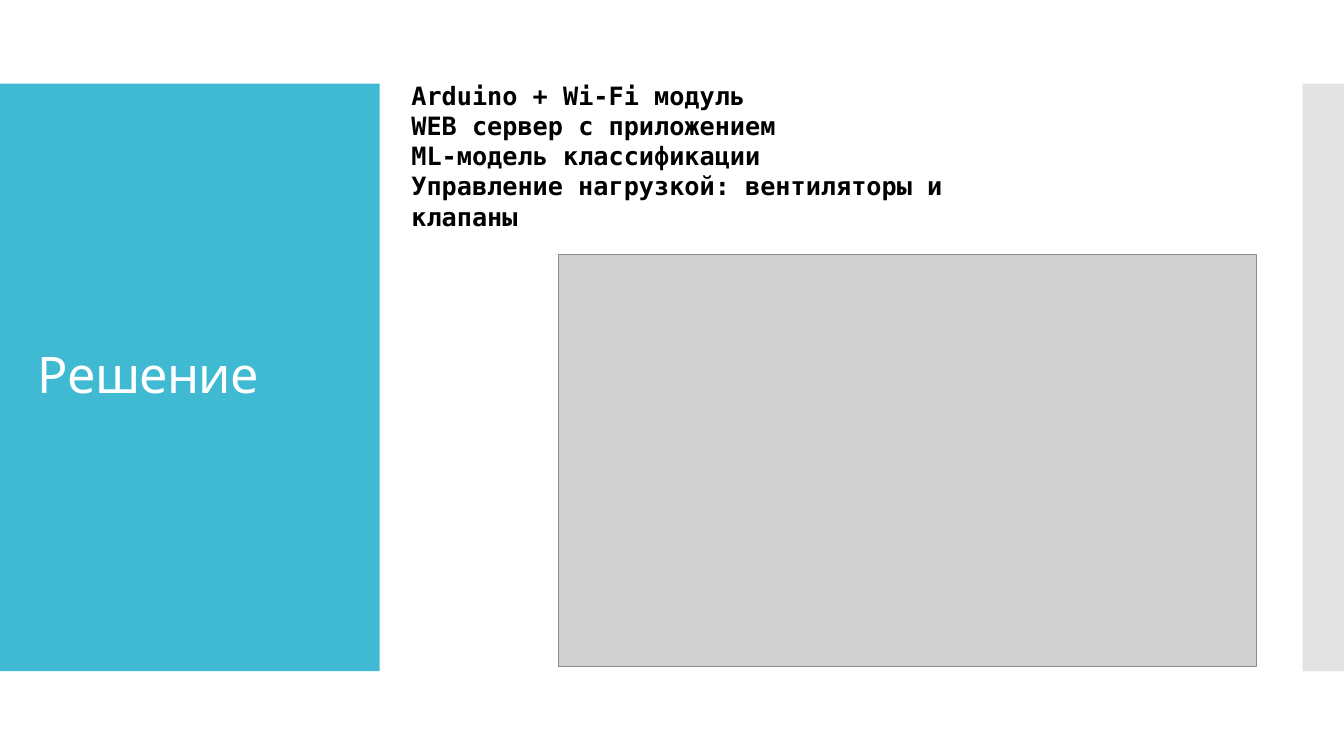
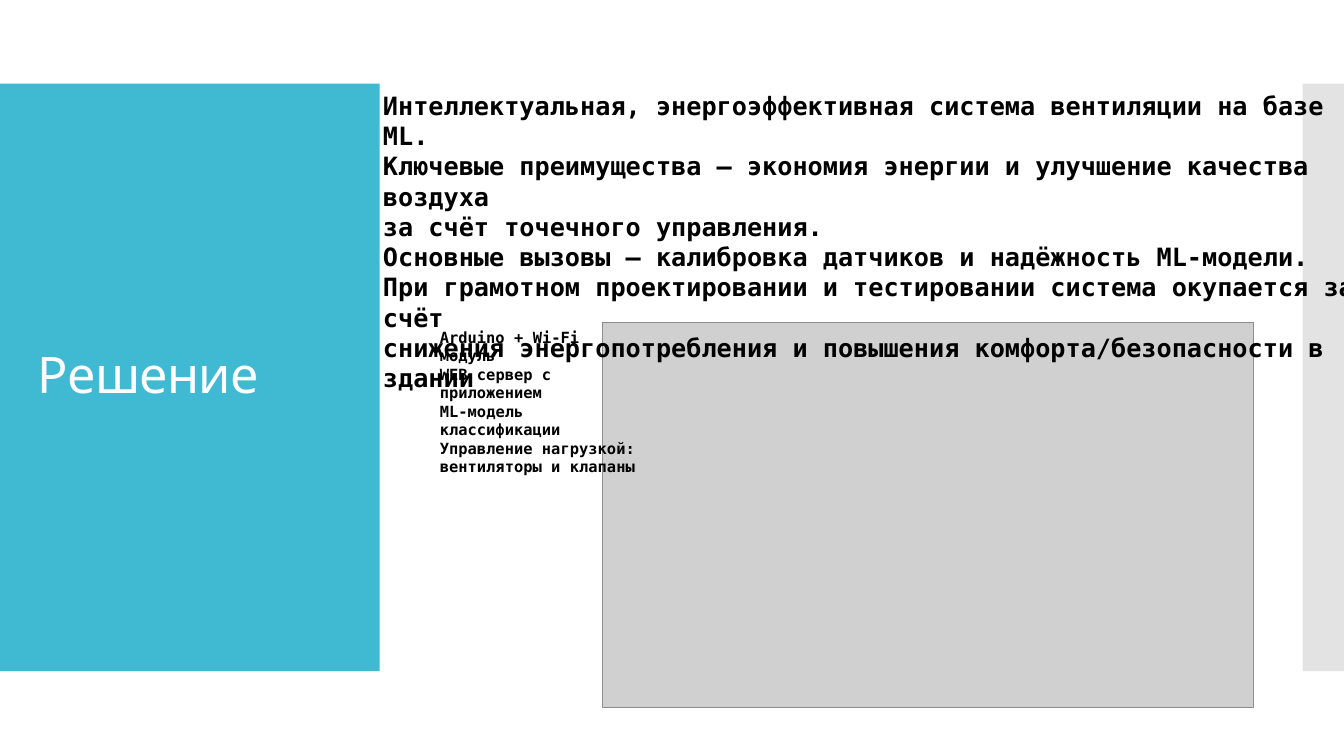
Before and after one commit to IlyyaNeustroev/airQuality, a slide deck: slide 4 of Презентация/АэроМонитор.pptx. Drawn at 1344x756 pixels with LibreOffice and Linux fonts; fonts in the diff are those of the drawing; grey boxes stand for pictures. Boxes give left, top, right and bottom in pixels: in the first picture for what was removed or moved away, otherwise in the second. Text is boxed around its words. In the diff, an @@ line names an element or a change of style, - is before the commit and + after.

```diff
--- a/Презентация/АэроМонитор.pptx
+++ b/Презентация/АэроМонитор.pptx
@@ text added at (x1=383, y1=95, x2=1344, y2=393), 18 pt, text #000000, bold @@
+Интеллектуальная, энергоэффективная система вентиляции на базе ML.
+Ключевые преимущества — экономия энергии и улучшение качества воздуха
+за счёт точечного управления.
+Основные вызовы — калибровка датчиков и надёжность ML‑модели.
+При грамотном проектировании и тестировании система окупается за счёт
+снижения энергопотребления и повышения комфорта/безопасности в здании
@@ text "Arduino + Wi-Fi модуль" moved from (x1=411, y1=84, x2=942, y2=201) to (x1=440, y1=330, x2=635, y2=476) @@
@@ picture resized from (x1=559, y1=255, x2=1256, y2=667) to (x1=602, y1=323, x2=1253, y2=708) @@
@@ text at (x1=440, y1=330, x2=579, y2=439): size 18 to 11 pt in "Arduino + Wi-Fi модуль", "WEB сервер с приложением", "ML-модель классификации" @@
@@ text at (x1=440, y1=441, x2=635, y2=476): text changed; size 18 to 11 pt @@
-Управление нагрузкой: вентиляторы и клапаны
+Управление нагрузкой:
+вентиляторы и клапаны
```
Also in this commit, not shown: 2 other slides changed, 8 slides added, 1 slide removed, 7 other files.
